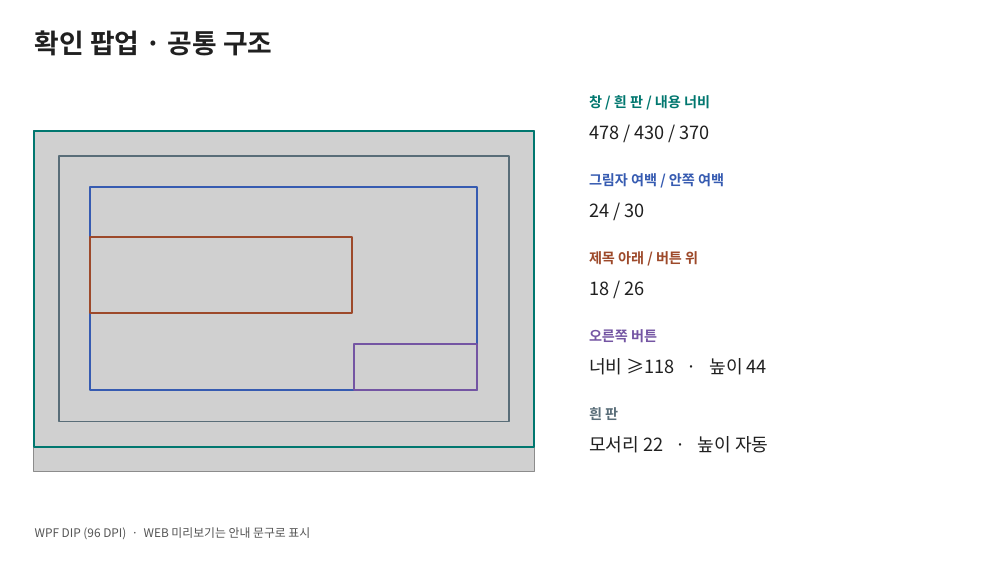
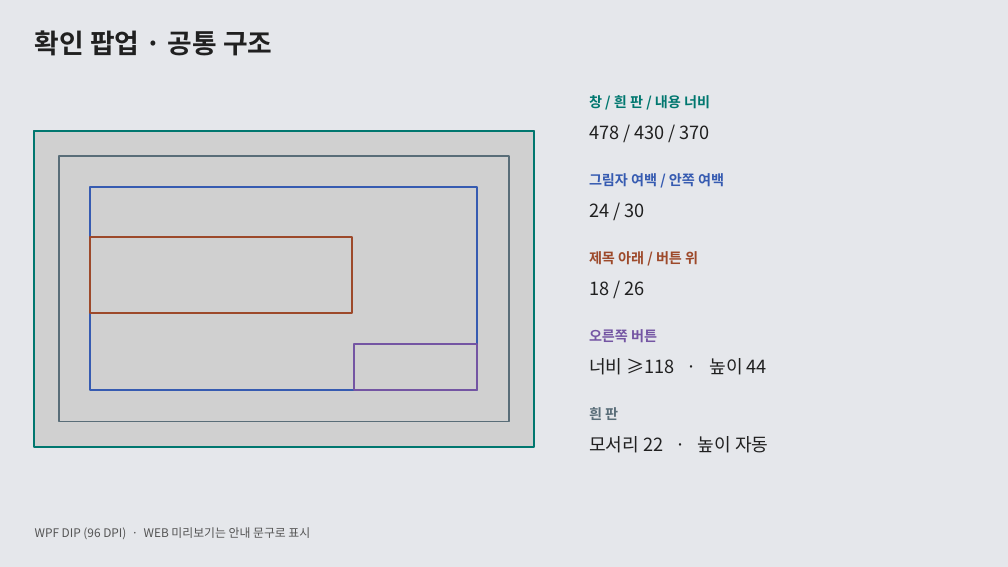
Before and after one commit to ok-sy/WPF_WindowsPopupWithC_proto, a slide deck: slide 10 of docs/design/61_popup_layout_guide/공통 팝업 UI 가이드 · WEB과 WPF.pptx. Drawn at 1008x567 pixels with LibreOffice and Linux fonts; fonts in the diff are those of the drawing; grey boxes stand for pictures. Boxes give left, top, right and bottom in pixels: in the first picture for what was removed or moved away, otherwise in the second. Text is boxed around its words. In the diff, an @@ line names an element or a change of style, - is before the commit and + after.

```diff
--- a/docs/design/61_popup_layout_guide/공통 팝업 UI 가이드 · WEB과 WPF.pptx
+++ b/docs/design/61_popup_layout_guide/공통 팝업 UI 가이드 · WEB과 WPF.pptx
@@ background #FFFFFF to #E5E7EB @@
@@ picture: place and size @@
-picture at [34, 131, 534, 472]
+picture at [34, 131, 534, 447]
```
Also in this commit, not shown: 10 other slides changed, 2 other files.
